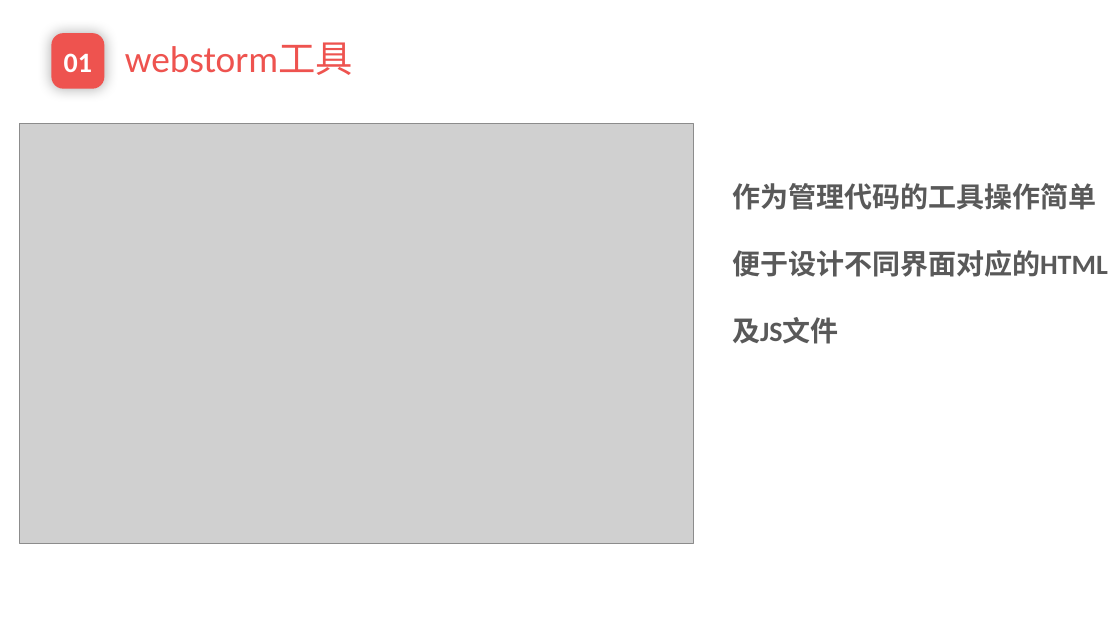
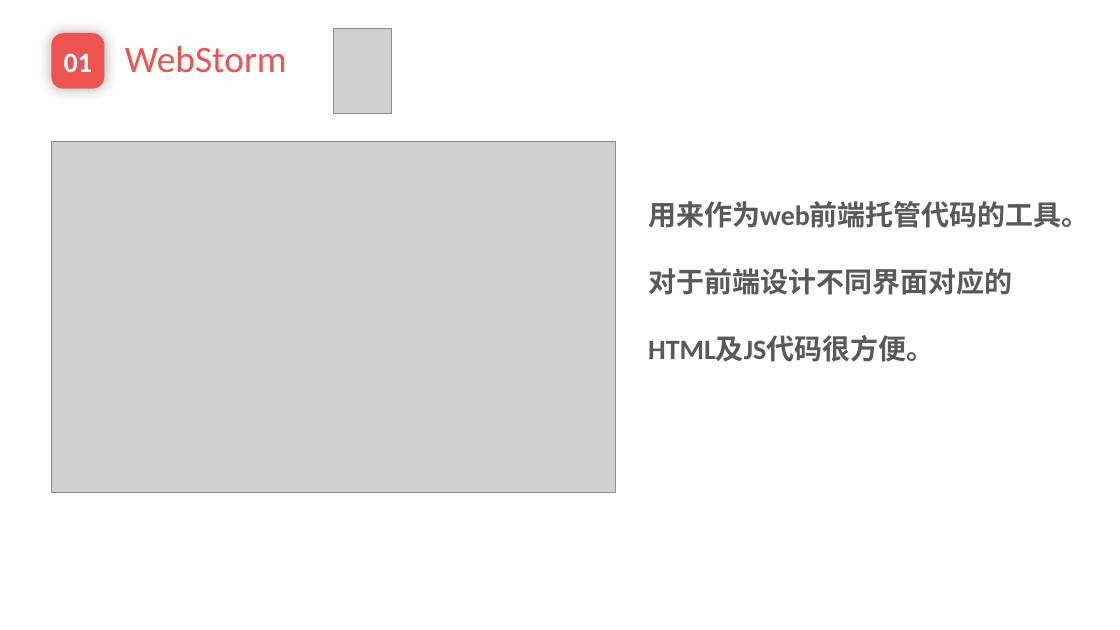
Before and after one commit to EnInternalChat/se2017, a slide deck: slide 8 of doc/个人汇报-焦点.pptx. Drawn at 1120x630 pixels with LibreOffice and Linux fonts; fonts in the diff are those of the drawing; grey boxes stand for pictures; background and template pictures are left out. Boxes give left, top, right and bottom in pixels: in the first picture for what was removed or moved away, otherwise in the second. Text is boxed around its words. In the diff, an @@ line names an element or a change of style, - is before the commit and + after.

Commit message:
doc

```diff
--- a/doc/个人汇报-焦点.pptx
+++ b/doc/个人汇报-焦点.pptx
@@ picture added at (334,28,392,113) @@
@@ text at (125,46,287,73): text changed @@
-webstorm工具
+WebStorm
@@ picture: place and size @@
-picture at (20,124,694,543)
+picture at (51,142,615,493)
@@ text at (648,201,1090,362): text changed @@
-作为管理代码的工具操作简单
-便于设计不同界面对应的HTML
-及JS文件
+用来作为web前端托管代码的工具。
+对于前端设计不同界面对应的
+HTML及JS代码很方便。
```
Also in this commit, not shown: 3 other slides changed, 9 slides added.
